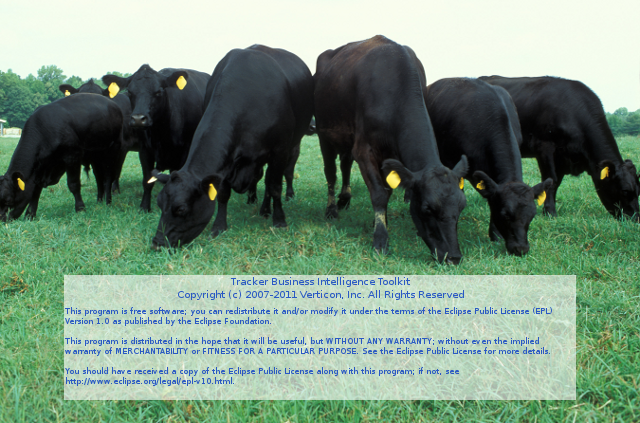
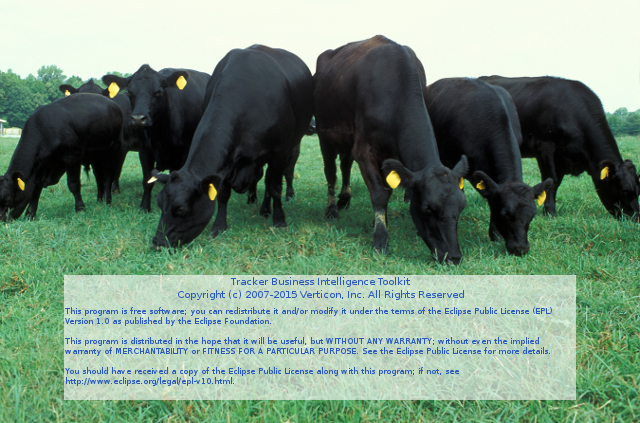
Comparing the layer stacks of the two 640×423 images. Changes:
painted on "Tracker Business Intelligence ..." over [178, 278, 461, 300]
